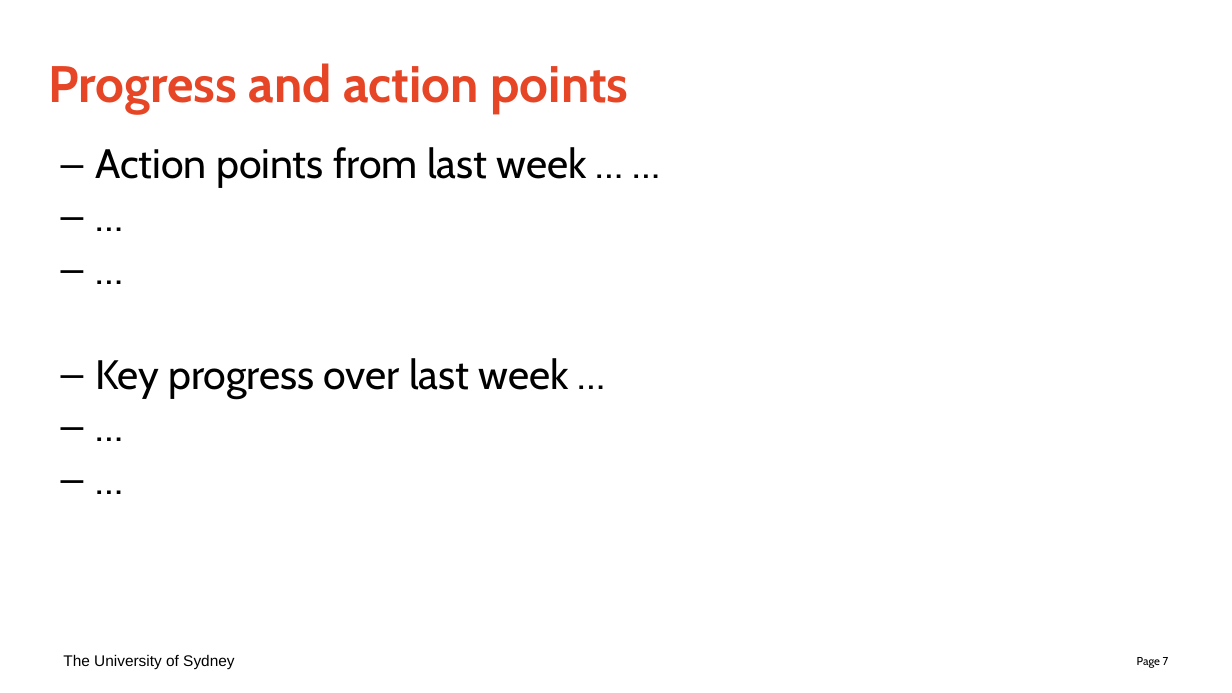
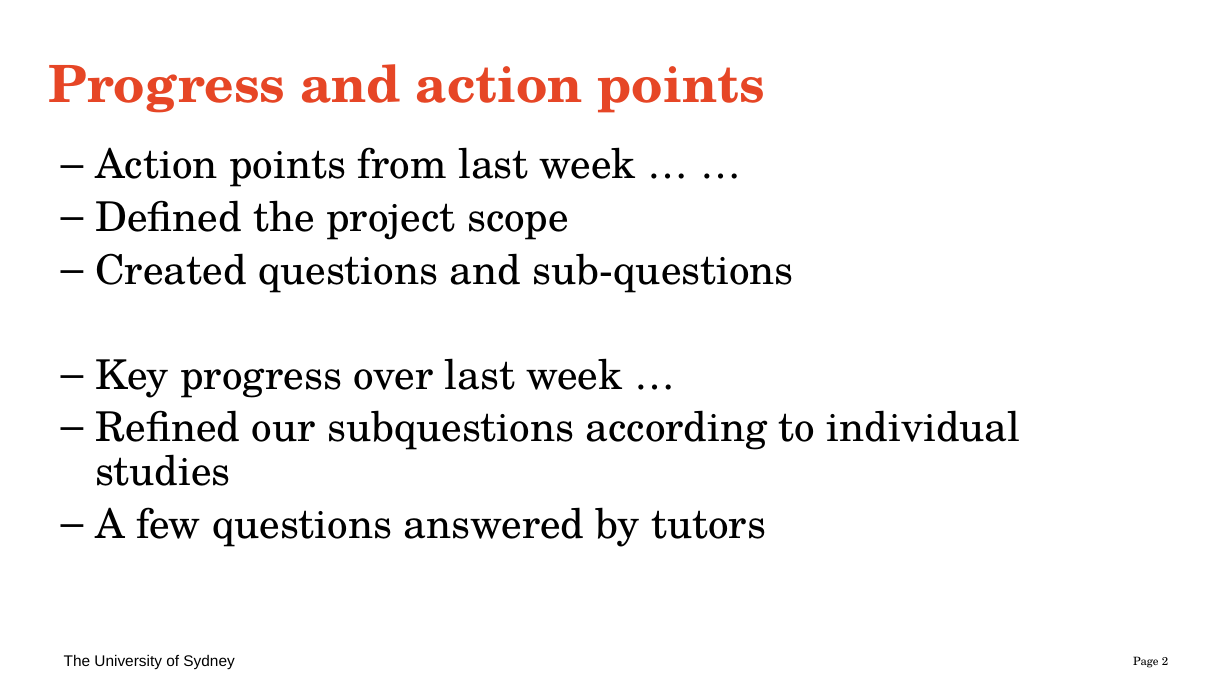
Before and after one commit to zephyralistair/Data3888-KidneyA1, a slide deck: slide 2 of Weekly Updates/Week 8.pptx (slide 7 before the commit). Drawn at 1232x693 pixels with LibreOffice and Linux fonts; fonts in the diff are those of the drawing. Boxes give left, top, right and bottom in pixels: in the first picture for what was removed or moved away, otherwise in the second. Text is boxed around its words. In the diff, an @@ line names an element or a change of style, - is before the commit and + after.

```diff
--- a/Weekly Updates/Week 8.pptx
+++ b/Weekly Updates/Week 8.pptx
@@ title "Progress and action points" at (48,64,765,113): font Cabin to TeX Gyre Schola @@
@@ text at (95,147,636,398): font Cabin to TeX Gyre Schola in "Action points from last week … …", "Key progress over last week …"; less space between paragraphs @@
@@ text at (95,200,794,293): text changed; font Cabin to TeX Gyre Schola @@
-– …
-– …
+– Defined the project scope
+– Created questions and sub-questions
@@ text at (95,410,1021,547): text changed; font Cabin to TeX Gyre Schola @@
-– …
-– …
+– Refined our subquestions according to individual studies
+– A few questions answered by tutors
@@ page number at (1133,656,1168,668): text changed; font Cabin to TeX Gyre Schola @@
-Page 7
+Page 2
```
Also in this commit, not shown: 2 other slides changed, 18 slides removed, 2 other files.
